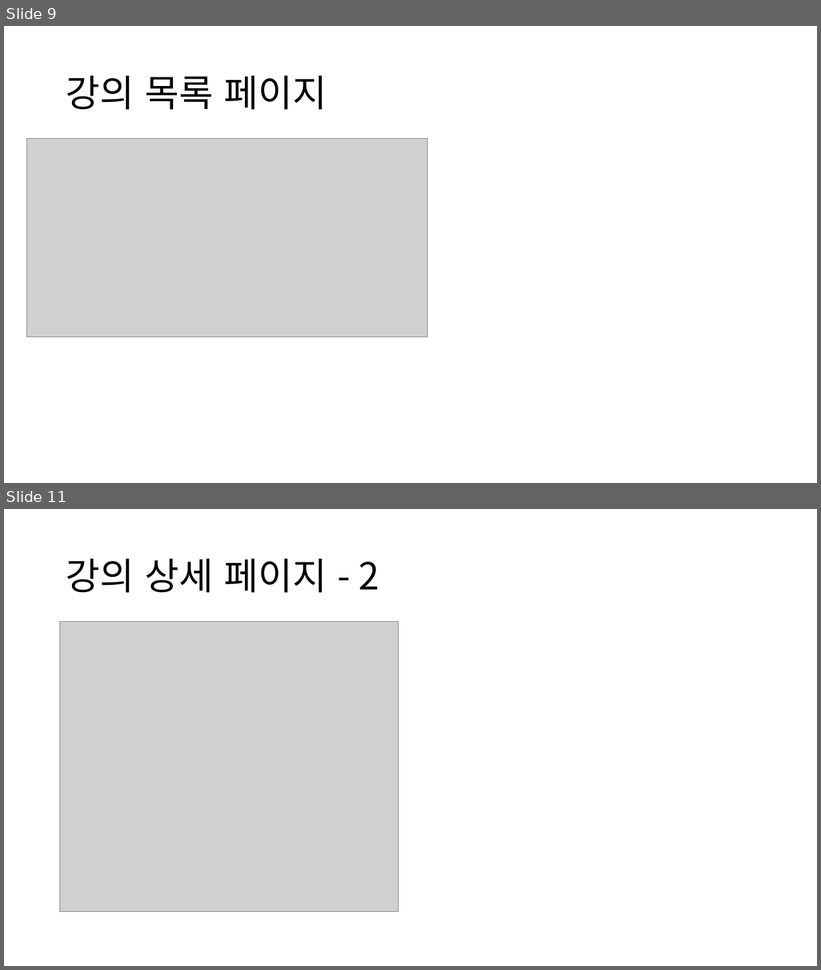
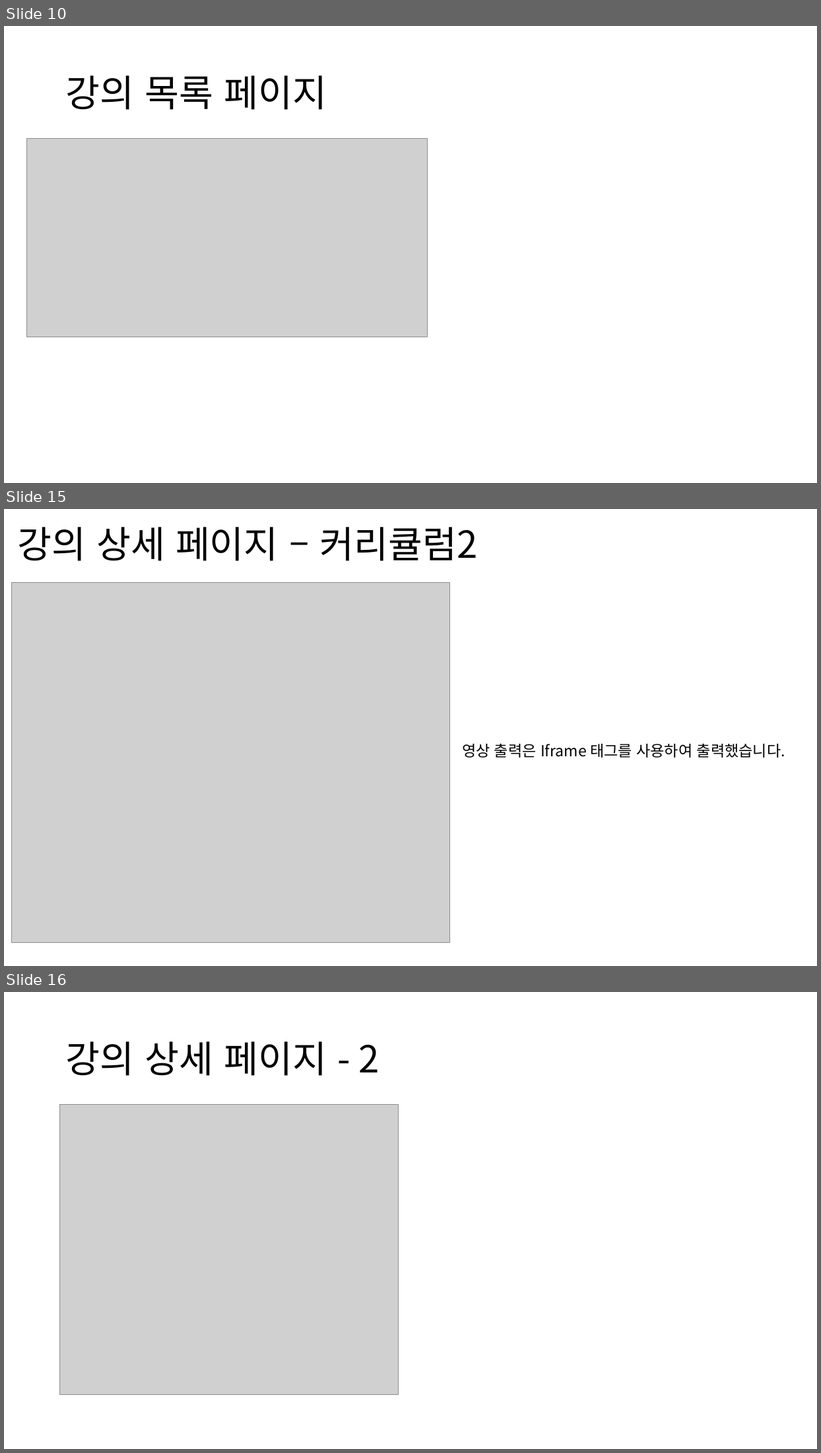
Before and after one commit to NALASAI/SelfIntroduction, a slide deck: 1조 project 포트폴리오(이력서용).pptx. Shown one above the other, each under a label of ours: slides 9 and 11 before the commit, slides 10, 15 and 16 after it; the slides between them are not shown. The pictures are 821x970 and 821x1453 pixels, drawn with LibreOffice and Linux fonts; fonts in the diff are those of the drawing; grey boxes stand for pictures. Boxes give left, top, right and bottom in pixels: in the first picture for what was removed or moved away, otherwise in the second. Text is boxed around its words. In the diff, an @@ line names an element or a change of style, - is before the commit and + after.

```diff
--- a/1조 project 포트폴리오(이력서용).pptx
+++ b/1조 project 포트폴리오(이력서용).pptx
@@ slide 15 added at bbox=[4, 509, 817, 966], background #FFFFFF @@
@@ title added at bbox=[18, 527, 477, 561], 44 pt, text #000000 @@
+강의 상세 페이지 – 커리큘럼2
@@ picture added at bbox=[11, 583, 450, 943] @@
@@ text added at bbox=[462, 743, 785, 758], 18 pt, text #000000 @@
+영상 출력은 Iframe 태그를 사용하여 출력했습니다.
@@ what was slide 9 is now slide 10 @@
@@ what was slide 11 is now slide 16 @@
```
Also in this commit, not shown: 5 slides changed, 4 other slides added, 16 other files.
